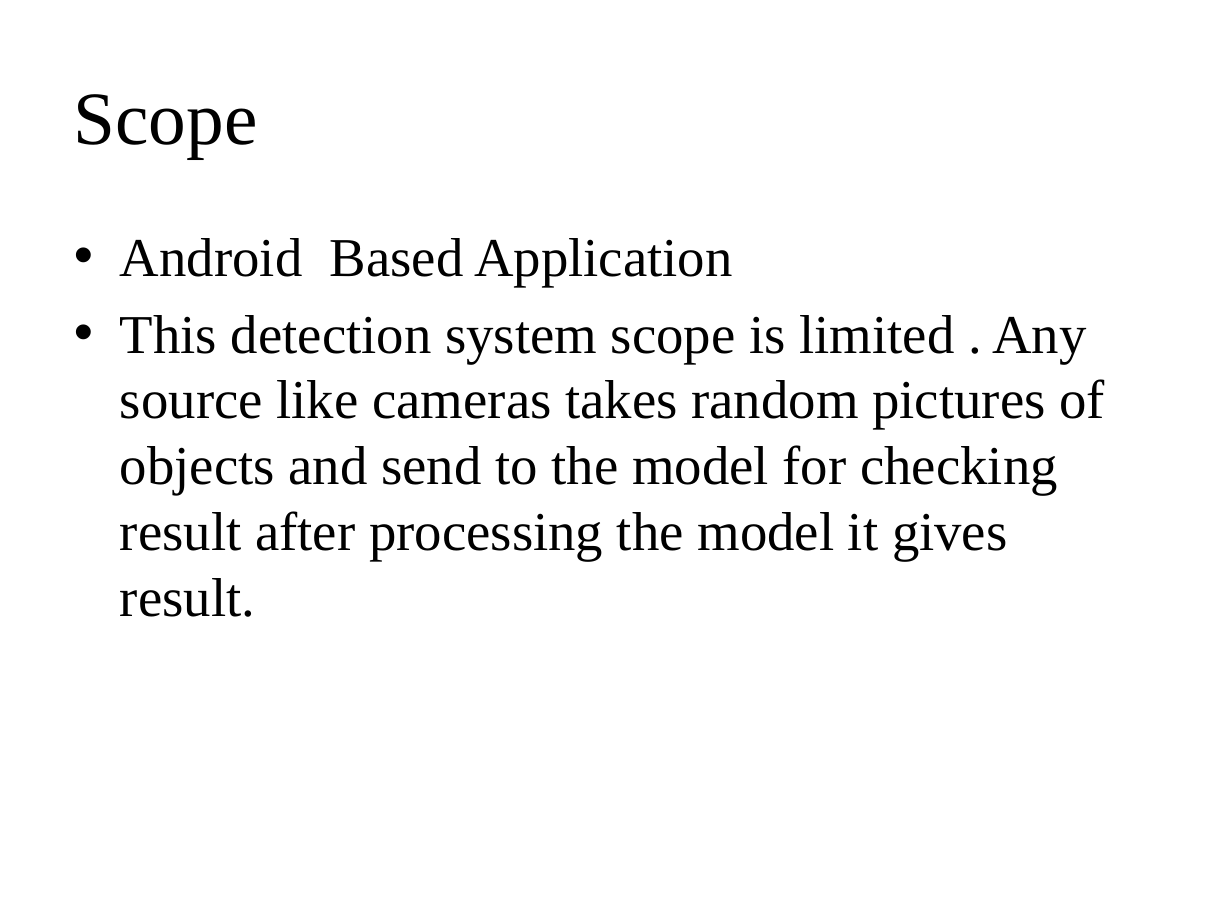
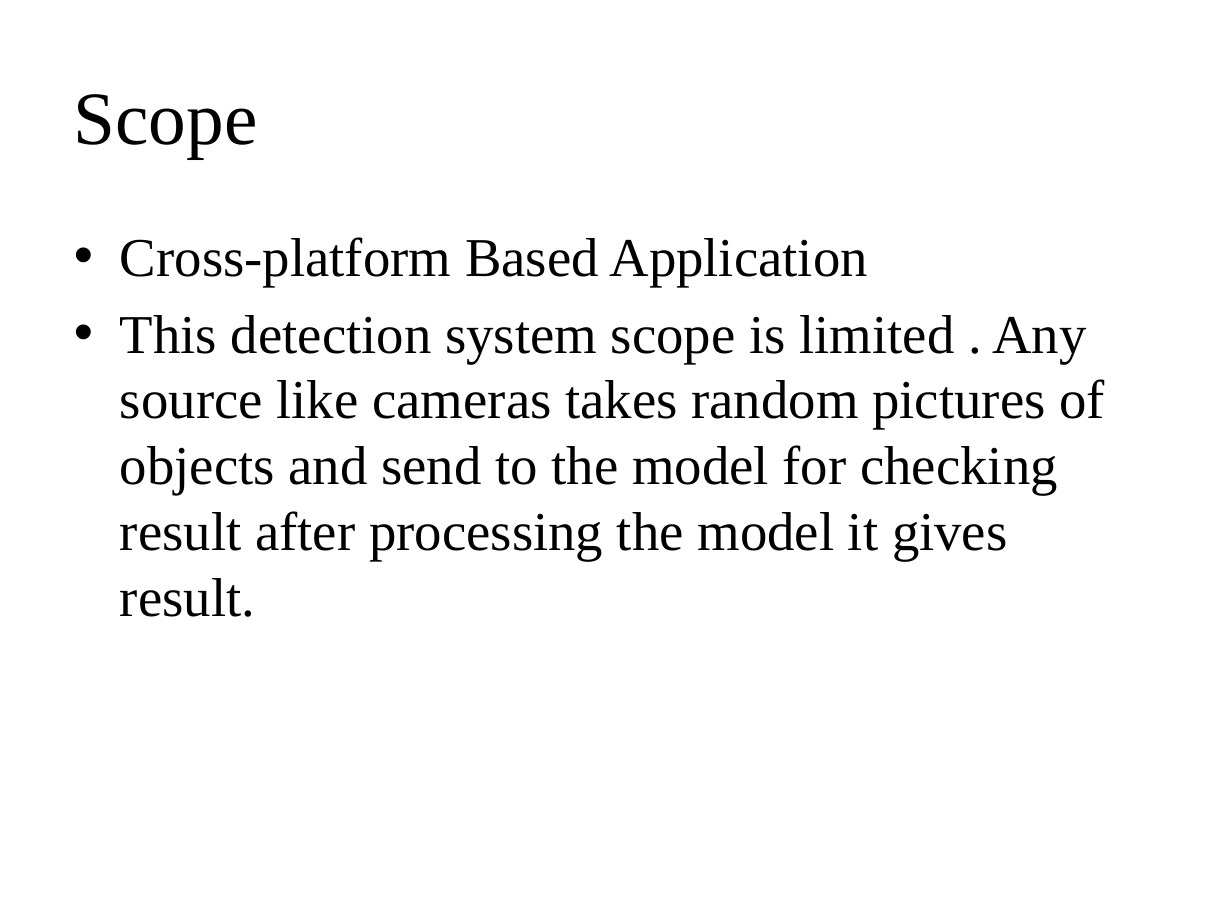
Before and after one commit to BadarSaghir/fyp, a slide deck: slide 7 of 10%/Edited/10 percent_final.pptx (slide 6 before the commit). Drawn at 1232x924 pixels with LibreOffice and Linux fonts; fonts in the diff are those of the drawing. Boxes give left, top, right and bottom in pixels: in the first picture for what was removed or moved away, otherwise in the second. Text is boxed around its words. In the diff, an @@ line names an element or a change of style, - is before the commit and + after.

```diff
--- a/10%/Edited/10 percent_final.pptx
+++ b/10%/Edited/10 percent_final.pptx
@@ text at (120,237,868,287): text changed @@
-• Android Based Application
+• Cross-platform Based Application
```
Also in this commit, not shown: 4 other slides changed, 1 slide added, 2 other files.
